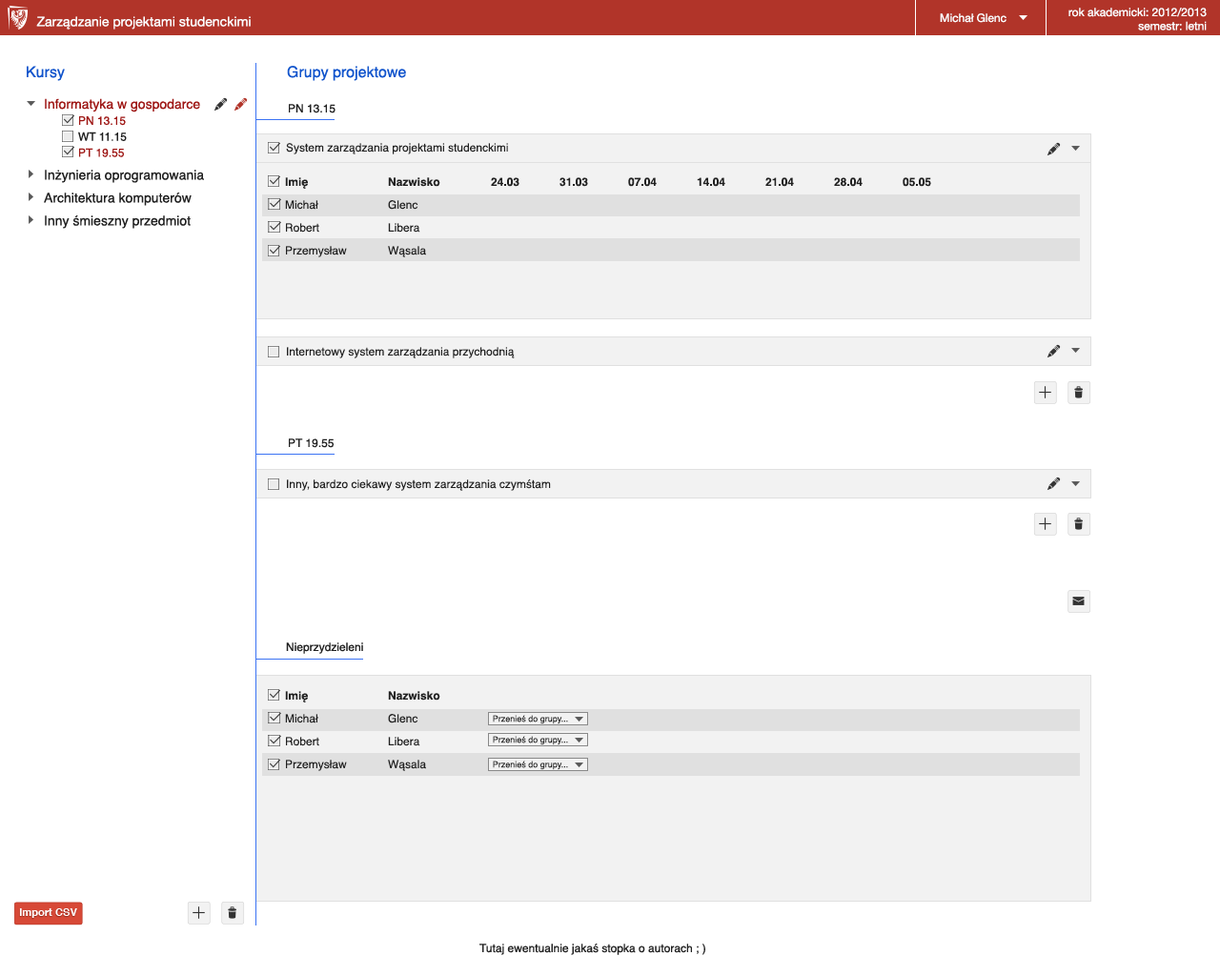
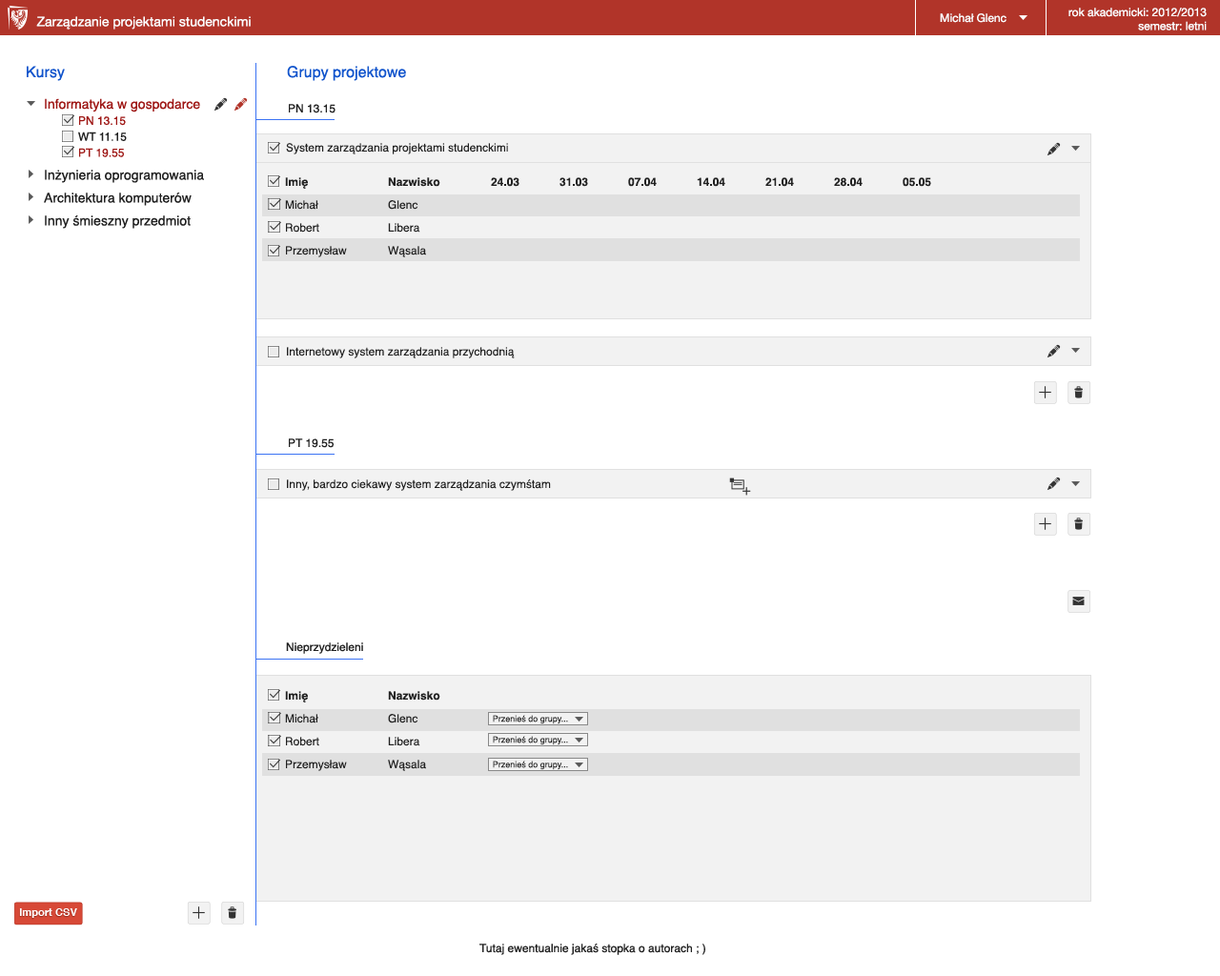
Two versions of the same layered image (1220px x 976px). Layer-by-layer changes:
added layer "Vector Smart Object" (1st of 25) above "Tutaj ewentualnie jakaś stopka o autorach ; )" over [729, 477, 752, 496]
